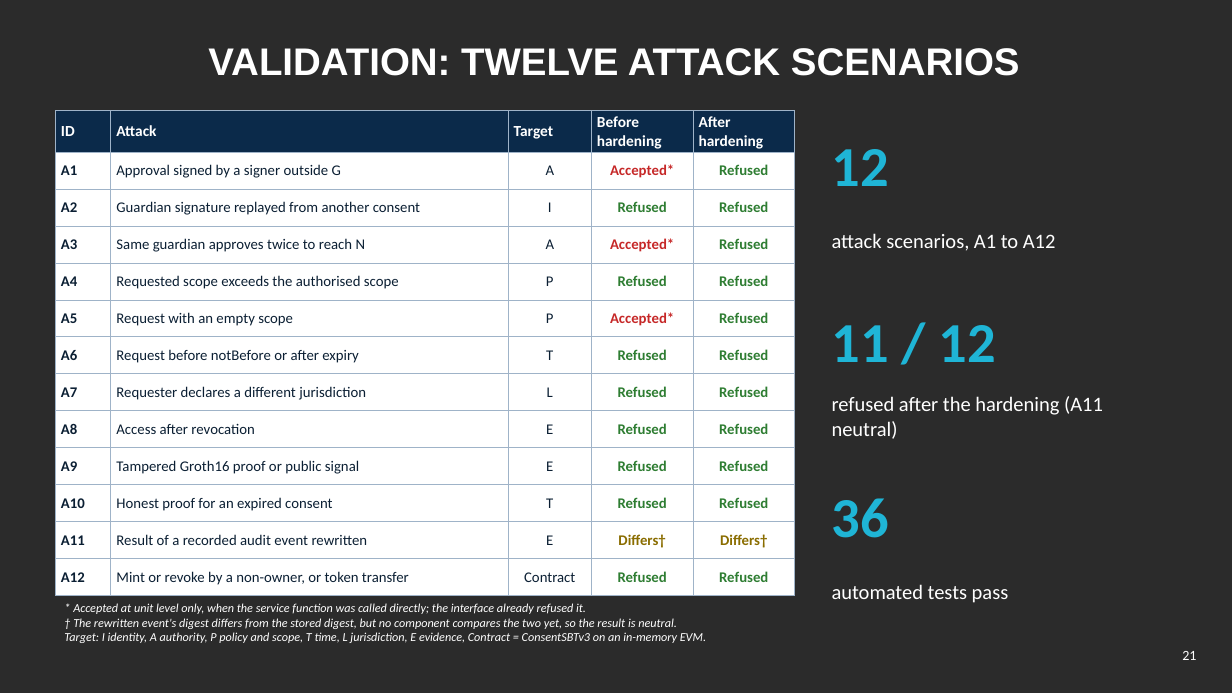
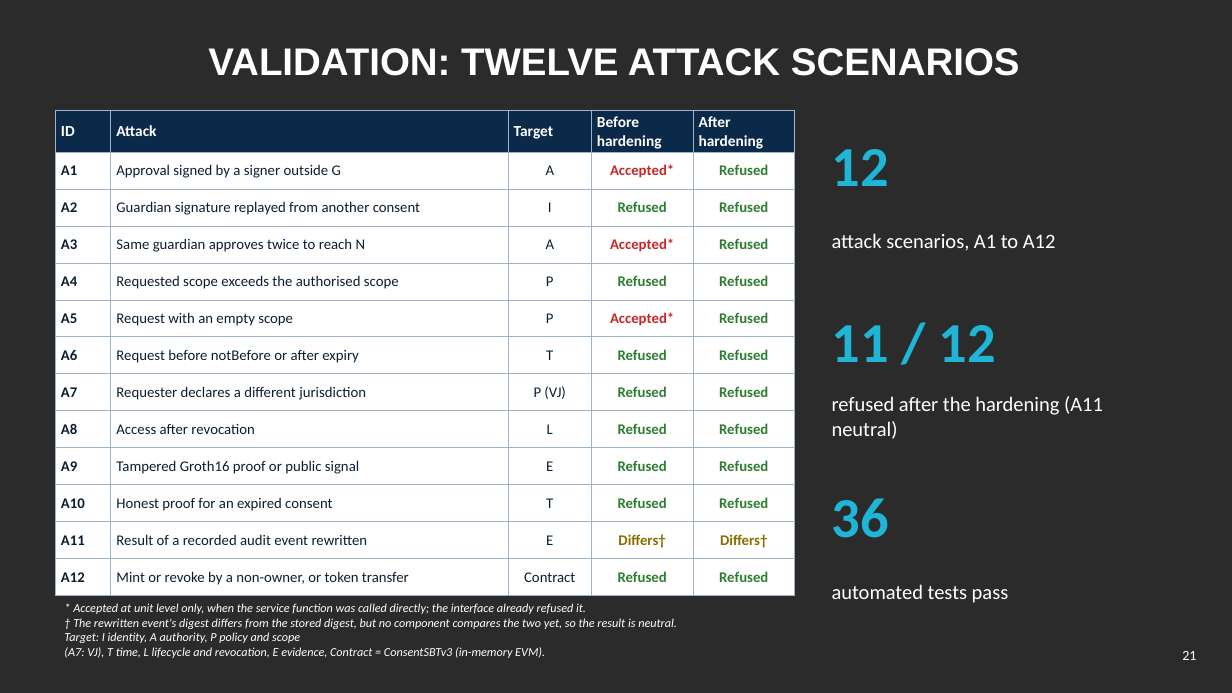
Before and after one commit to yasir12345678900/HealthRWA-Sepolia-Personal-try, a slide deck: slide 21 of docs/Yasir_Candidature_Reassessment_Slides_Simple.pptx. Drawn at 1232x693 pixels with LibreOffice and Linux fonts; fonts in the diff are those of the drawing; background and template pictures are left out; a plain dark background stands for a picture behind light text. Boxes give left, top, right and bottom in pixels: in the first picture for what was removed or moved away, otherwise in the second. Text is boxed around its words. In the diff, an @@ line names an element or a change of style, - is before the commit and + after.

```diff
--- a/docs/Yasir_Candidature_Reassessment_Slides_Simple.pptx
+++ b/docs/Yasir_Candidature_Reassessment_Slides_Simple.pptx
@@ table at (55,111,795,589) @@
-row 8, column 3: L
+row 8, column 3: P (VJ)
-row 9, column 3: E
+row 9, column 3: L
@@ text at (64,632,545,658): text changed @@
-Target: I identity, A authority, P policy and scope, T time, L jurisdiction, E evidence, Contract = ConsentSBTv3 on an in-memory EVM.
+Target: I identity, A authority, P policy and scope
+(A7: VJ), T time, L lifecycle and revocation, E evidence, Contract = ConsentSBTv3 (in-memory EVM).
```
Also in this commit, not shown: 17 other slides changed, 16 other files.
